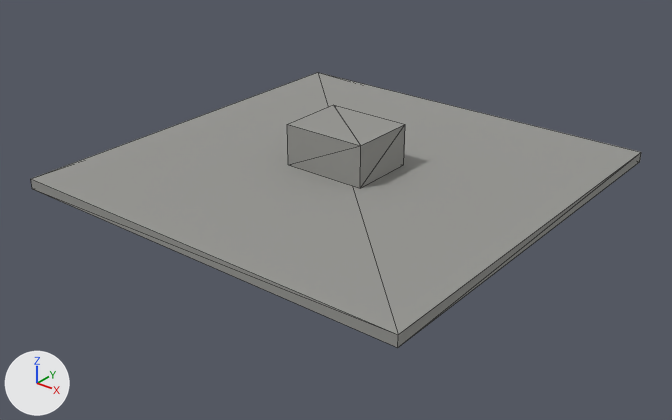
The glTF model assets/models/buildings/tw_slab_24_crown_lod1.glb as it was, and as the next commit left it.
The view is the same before and after, from a camera (50 mm lens) standing at (29.2, -37.4, 20.8) and looking at (0.6, -1.7, -1.3). The lights are fixed; the arrows at lower left show +X, +Y and +Z. The first picture is the older version. Mesh edges are drawn as thin lines. Vertices at exactly the same position are counted once.

Names of what the first picture shows: 'tw_slab_24_crown_lod1'.
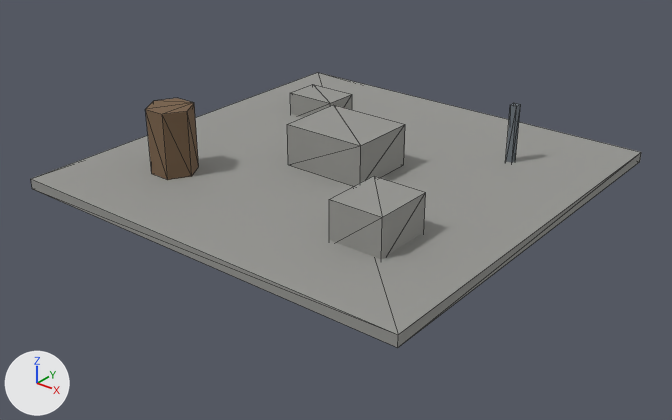
Scene script edits in JSON lines:
```json
{"op": "add", "block": "img_palette", "code": ["img_palette = load_image('palette', '_unpacked/palette', 64, 128, 'sRGB')"]}
{"op": "add", "block": "mat_palette", "code": ["mat_palette = principled_material('palette')", "mat_palette.texture = img_palette", "mat_palette.roughness = 0.9"]}
{"block": "me_tw_slab_24_crown_lod1", "where": "# used by ob_tw_slab_24_crown_lod1; location = (0.0, 0.0, 0.0)"}
{"op": "remove", "block": "me_tw_slab_24_crown_lod1", "code": "me_tw_slab_24_crown_lod1.from_pydata(...)  # 16 vertices, 24 faces; spans x -12.0..12.0, y -12.0..12.0, z 0.0..3.0"}
{"op": "add", "block": "me_tw_slab_24_crown_lod1", "code": "me_tw_slab_24_crown_lod1.from_pydata(...)  # 52 vertices, 80 faces; spans x -12.0..12.0, y -12.0..12.0, z 0.0..4.3"}
{"block": "me_tw_slab_24_crown_lod1", "change": "me_tw_slab_24_crown_lod1 part 1: a new loose piece, a 6-sided cylinder along z spanning x -8.1..-5.5, y -7.5..-5.3, z 0.6..4.3, in mat_palette (picture img_palette)"}
{"block": "me_tw_slab_24_crown_lod1", "change": "me_tw_slab_24_crown_lod1 part 2: a new loose piece, a box spanning x 6.6..7.0, y 6.0..6.4, z 0.3..3.9, in mat_palette (picture img_palette)"}
{"block": "me_tw_slab_24_crown_lod1", "change": "me_tw_slab_24_crown_lod1 part 3: a new loose piece, a box spanning x 4.9..7.9, y -7.5..-4.1, z 0.3..2.7, in mat_palette_c (picture img_palette_c)"}
{"block": "me_tw_slab_24_crown_lod1", "change": "me_tw_slab_24_crown_lod1 part 4: a new loose piece, a box spanning x -7.8..-4.6, y 4.3..6.5, z 0.3..2.0, in mat_palette_c (picture img_palette_c)"}
{"op": "add", "block": "me_tw_slab_24_crown_lod1", "code": "me_tw_slab_24_crown_lod1.materials.append(mat_palette)  # picture img_palette"}
```

Boxes [x1, y1, x2, y2] around the edits, measured in the pictures (672 x 420 px):
```json
{"part": 1, "of": "me_tw_slab_24_crown_lod1", "change": "added", "after": [146, 98, 199, 180], "on screen": "brown"}
{"part": 2, "of": "me_tw_slab_24_crown_lod1", "change": "added", "after": [506, 103, 521, 163]}
{"part": 3, "of": "me_tw_slab_24_crown_lod1", "change": "added", "after": [329, 176, 426, 259]}
{"part": 4, "of": "me_tw_slab_24_crown_lod1", "change": "added", "after": [290, 84, 352, 117]}
```
